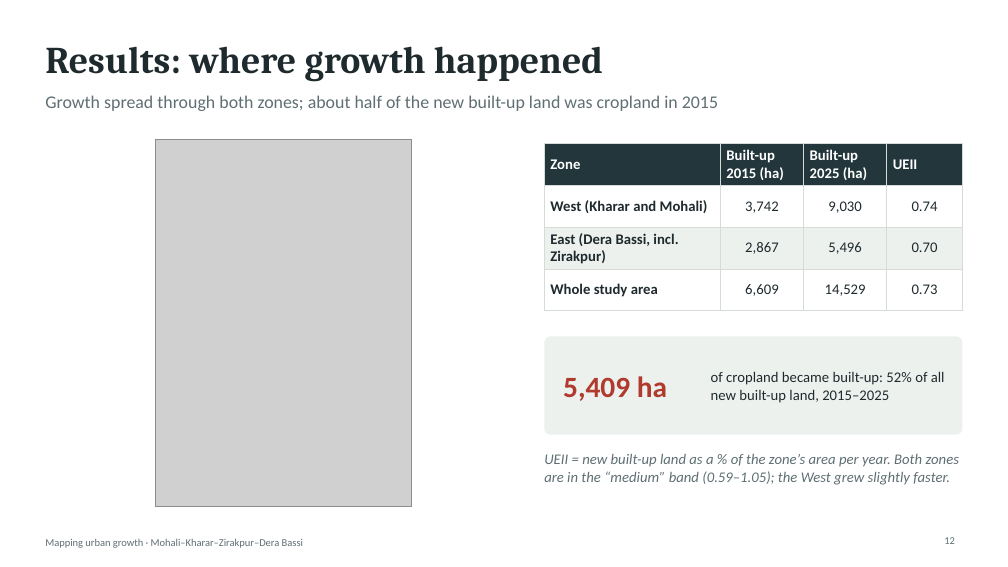
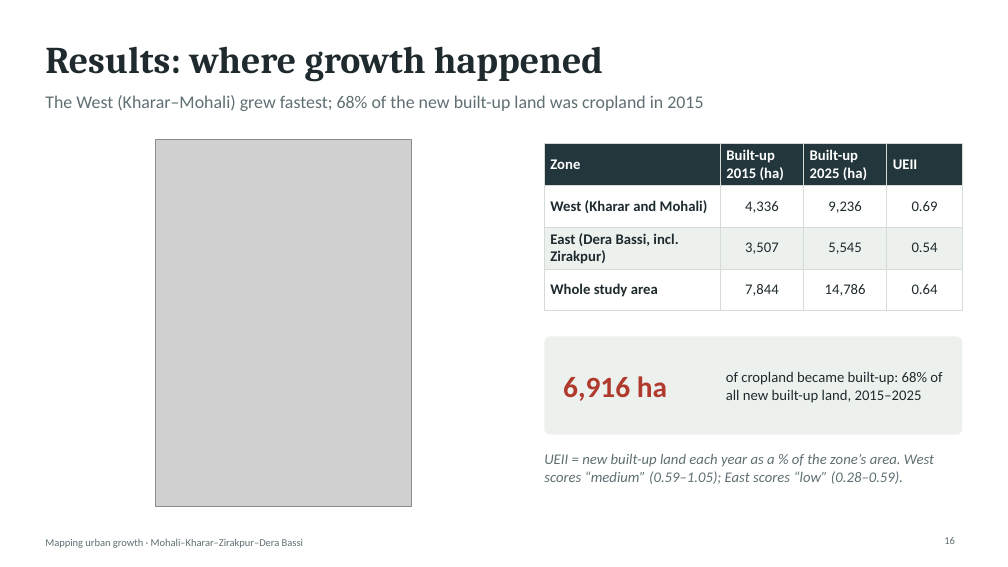
Before and after one commit to SharmaAbhimanyueco/Supriyaaanya, a slide deck: slide 16 of slides/Urban_Growth_Mohali_slides.pptx (slide 12 before the commit). Drawn at 1008x567 pixels with LibreOffice and Linux fonts; fonts in the diff are those of the drawing; grey boxes stand for pictures. Boxes give left, top, right and bottom in pixels: in the first picture for what was removed or moved away, otherwise in the second. Text is boxed around its words. In the diff, an @@ line names an element or a change of style, - is before the commit and + after.

```diff
--- a/slides/Urban_Growth_Mohali_slides.pptx
+++ b/slides/Urban_Growth_Mohali_slides.pptx
@@ text at [45,95,703,111]: text changed @@
-Growth spread through both zones; about half of the new built-up land was cropland in 2015
+The West (Kharar–Mohali) grew fastest; 68% of the new built-up land was cropland in 2015
@@ table at [544,144,963,301] @@
-row 2: West (Kharar and Mohali) | 3,742 | 9,030 | 0.74
+row 2: West (Kharar and Mohali) | 4,336 | 9,236 | 0.69
-row 3: East (Dera Bassi, incl. Zirakpur) | 2,867 | 5,496 | 0.70
+row 3: East (Dera Bassi, incl. Zirakpur) | 3,507 | 5,545 | 0.54
-row 4: Whole study area | 6,609 | 14,529 | 0.73
+row 4: Whole study area | 7,844 | 14,786 | 0.64
@@ text at [563,376,667,401]: text changed @@
-5,409 ha
+6,916 ha
@@ text at [726,371,942,403]: text changed @@
-of cropland became built-up: 52% of all new built-up land, 2015–2025
+of cropland became built-up: 68% of all new built-up land, 2015–2025
@@ text at [544,454,934,484]: text changed @@
-UEII = new built-up land as a % of the zone’s area per year. Both zones are in the “medium” band (0.59–1.05); the West grew slightly faster.
+UEII = new built-up land each year as a % of the zone’s area. West scores “medium” (0.59–1.05); East scores “low” (0.28–0.59).
@@ page number at [944,537,955,544]: text changed @@
-12
+16
```
Also in this commit, not shown: 13 other slides changed, 8 slides added, 1 slide removed, 37 other files.
